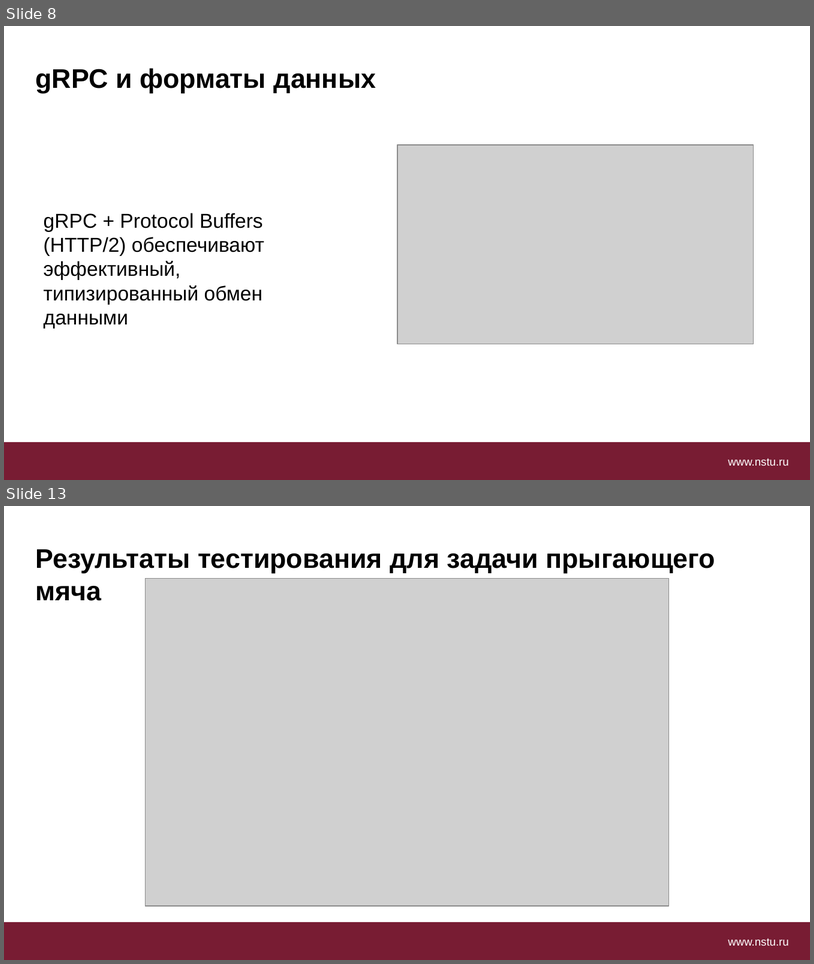
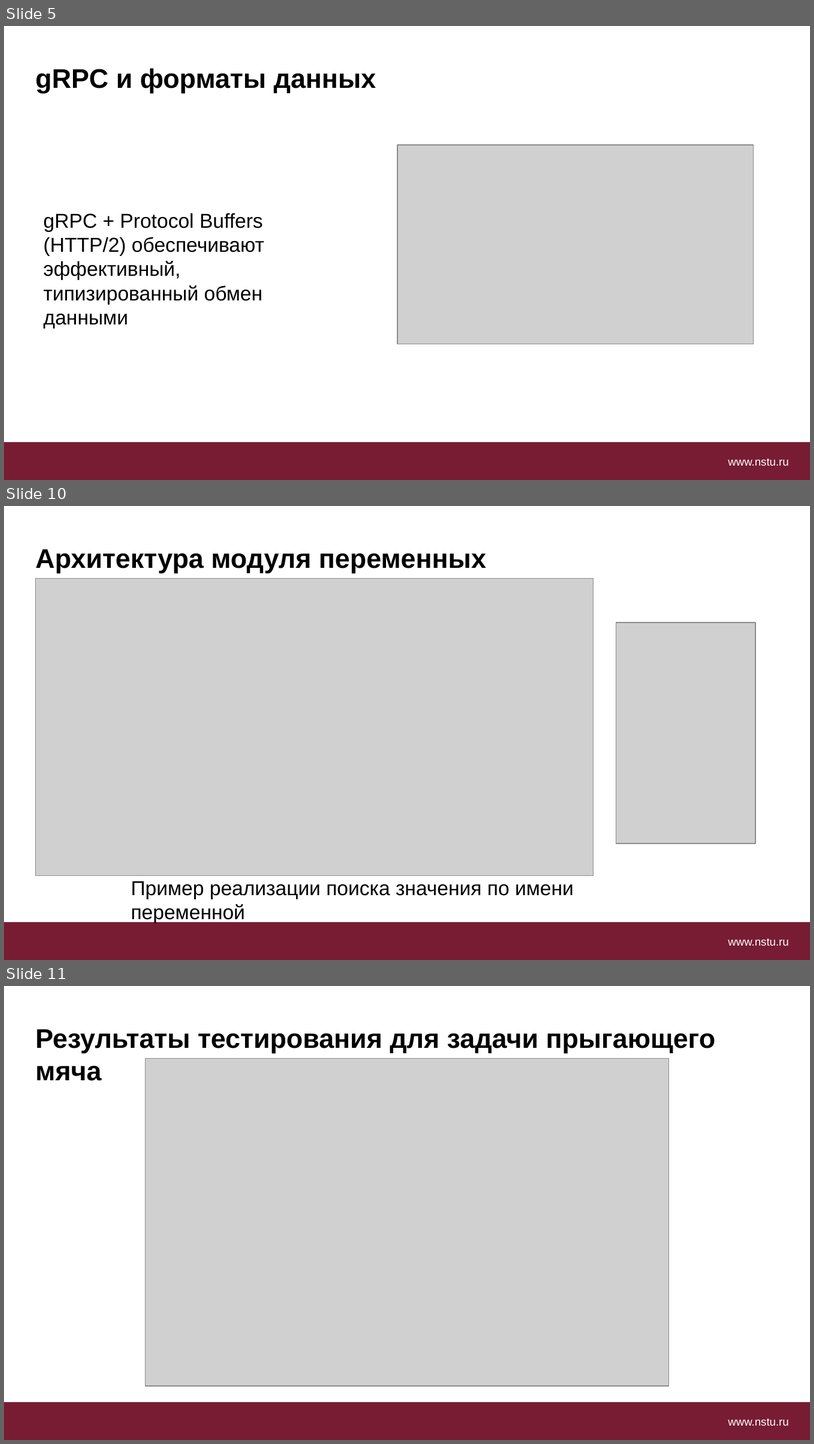
Before and after one commit to blrds/diploma, a slide deck: преза.pptx. Shown one above the other, each under a label of ours: slides 8 and 13 before the commit, slides 5, 10 and 11 after it; the slides between them are not shown. The pictures are 814x964 and 814x1444 pixels, drawn with LibreOffice and Linux fonts; fonts in the diff are those of the drawing; grey boxes stand for pictures; background and template pictures are left out. Boxes give left, top, right and bottom in pixels: in the first picture for what was removed or moved away, otherwise in the second. Text is boxed around its words. In the diff, an @@ line names an element or a change of style, - is before the commit and + after.

```diff
--- a/преза.pptx
+++ b/преза.pptx
@@ slide 10 added at bbox=[4, 506, 810, 960], background #FFFFFF; not listed: 2 template elements that a slide beside it also shows @@
@@ text added at bbox=[35, 549, 486, 573], 24 pt, text #000000, bold @@
+Архитектура модуля переменных
@@ picture added at bbox=[35, 579, 593, 876] @@
@@ picture added at bbox=[616, 622, 756, 843] @@
@@ text added at bbox=[131, 881, 574, 923], 18 pt, text #000000 @@
+Пример реализации поиска значения по имени переменной
@@ what was slide 8 is now slide 5 @@
@@ what was slide 13 is now slide 11 @@
```
Also in this commit, not shown: 4 slides changed, 5 other slides added, 11 slides removed, 2 other files.
